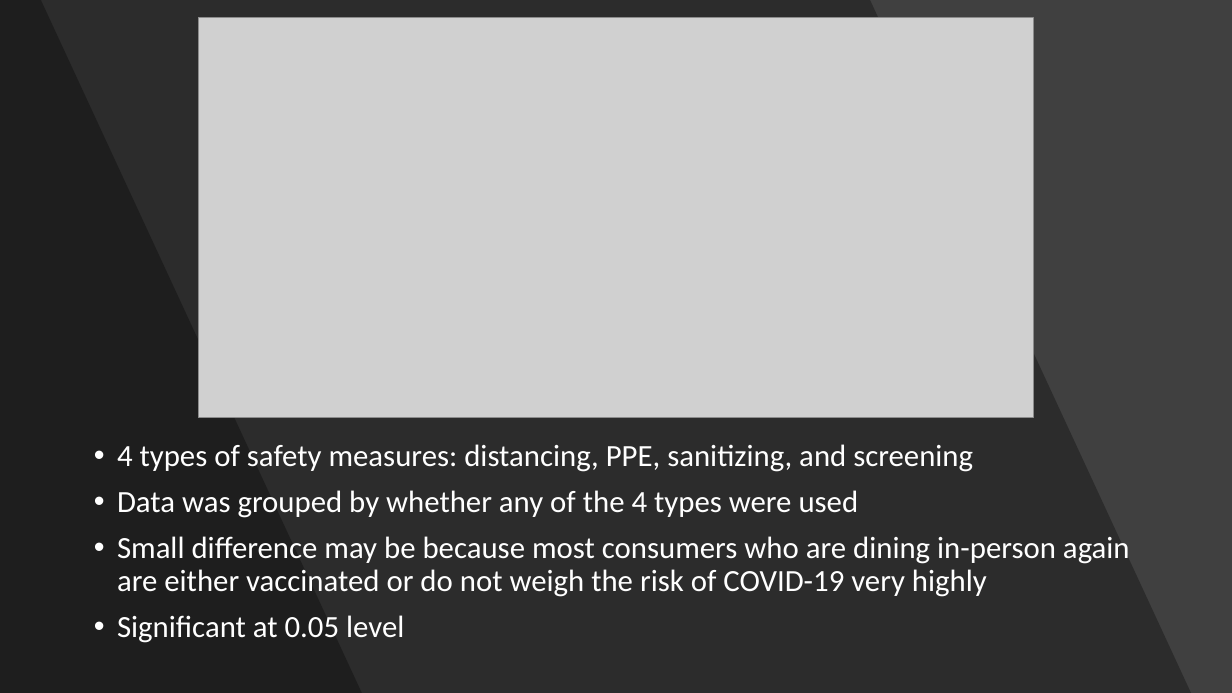
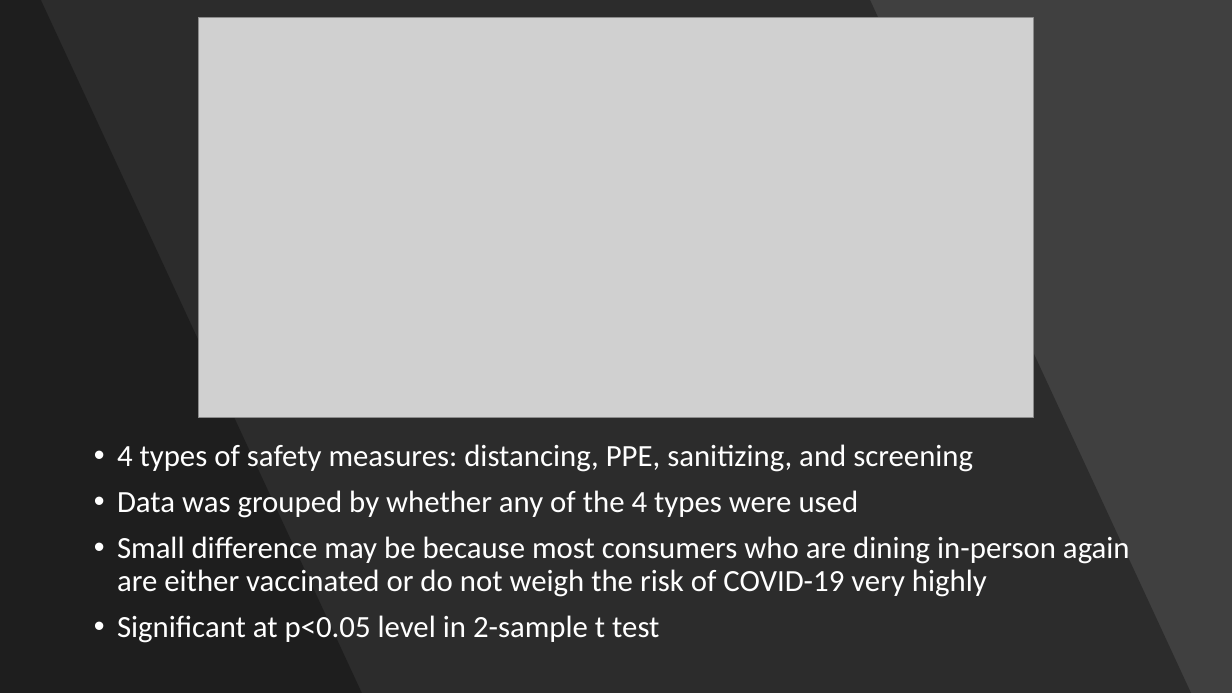
Before and after one commit to faymatt99/opentable_scraping_analysis, a slide deck: slide 16 of opentable_analysis_presentation.pptx (slide 17 before the commit). Drawn at 1232x693 pixels with LibreOffice and Linux fonts; fonts in the diff are those of the drawing; grey boxes stand for pictures. Boxes give left, top, right and bottom in pixels: in the first picture for what was removed or moved away, otherwise in the second. Text is boxed around its words. In the diff, an @@ line names an element or a change of style, - is before the commit and + after.

```diff
--- a/opentable_analysis_presentation.pptx
+++ b/opentable_analysis_presentation.pptx
@@ text at (x1=117, y1=615, x2=659, y2=643): text changed @@
-• Significant at 0.05 level
+• Significant at p<0.05 level in 2-sample t test
```
Also in this commit, not shown: 15 other slides changed, 2 slides added, 2 slides removed, 2 other files.
